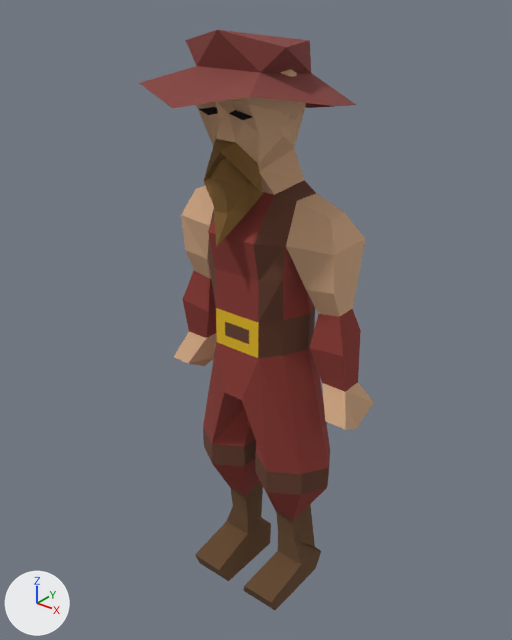
Two versions of the glTF model public/models/warhammer-shops.gltf, one commit apart.
Both versions are drawn from a 50 mm lens placed at (104.9, -137.3, 168.0), pointed at (-1.1, -4.8, 85.8). Every picture has the same lights, and +X, +Y and +Z are marked at lower left. The first picture is the older version. Vertices at exactly the same position are counted once.

Script lines for the objects in view, before the commit:
```python
me_mesh_0 = bpy.data.meshes.new('Mesh_0')
me_mesh_0.from_pydata(...)  # 264 vertices, 516 faces; spans x -30.0..30.0, y -33.0..15.0, z 0.0..158.0
me_mesh_0.materials.append(mat_material_0)  # picture img_image_0
ob_mesh_0 = bpy.data.objects.new('Mesh_0', me_mesh_0)
ob_mesh_0.location = (0.0, 0.0, 0.0)
```
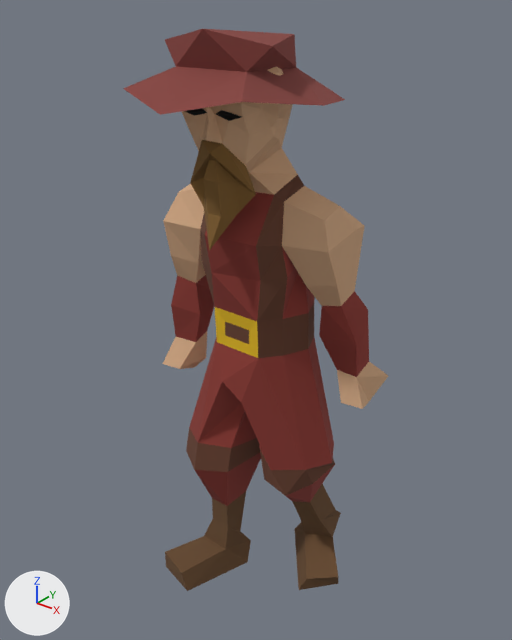
The newer file adds a shape key; the second version is drawn at full value of the shape key 'target_0' of 'Mesh_0', and the change is written as the vertex moves it makes.

Pixel boxes [x1, y1, x2, y2] of what changed, in the pictures (512 x 640 px; the box of a moved part takes in the faces that stretch with it):
'Mesh_0', reshaped (13% wider)
    before: [140, 30, 374, 610]
    after: [123, 29, 388, 591]
part 1 of me_mesh_0, moved or reshaped
    before: [140, 30, 356, 108]
    after: [123, 29, 345, 115]
part 2 of me_mesh_0, moved or reshaped
    before: [174, 69, 374, 610]
    after: [163, 67, 388, 591]

The change, as a diff of the scene's bpy script:
```diff
--- a/public/models/warhammer-shops.gltf.py
+++ b/public/models/warhammer-shops.gltf.py
@@ me_mesh_0 @@
 # used by ob_mesh_0; location = (0.0, 0.0, 0.0)
-me_mesh_0.from_pydata(...)  # 264 vertices, 516 faces; spans x -30.0..30.0, y -33.0..15.0, z 0.0..158.0
+me_mesh_0.from_pydata(...)  # 264 vertices, 516 faces; spans x -31.0..29.0, y -38.0..21.0, z 0.0..158.0
+# me_mesh_0 part 1: the loose piece of 18 vertices spanning x -22.0..21.0, y -33.0..15.0, z 138.0..158.0 is multiplied about its middle by the matrix ((0.993, -0.065, 0.005), (0.066, 0.992, -0.051), (-0.001, 0.051, 0.994)), then moved by (0.0, -5.0, 1.0)
+# me_mesh_0 part 2: 221 of 264 vertices moved; they spanned x -30.0..30.0, y -21.0..11.0, z 0.0..154.0 and now span x -31.0..29.0, y -28.0..21.0, z 0.0..154.0; mean shift (0.0, -2.0, 1.0); largest move (15.0, -18.0, 5.0) -> (26.0, 0.0, 7.0)
 me_mesh_0.materials.append(mat_material_0)
```
